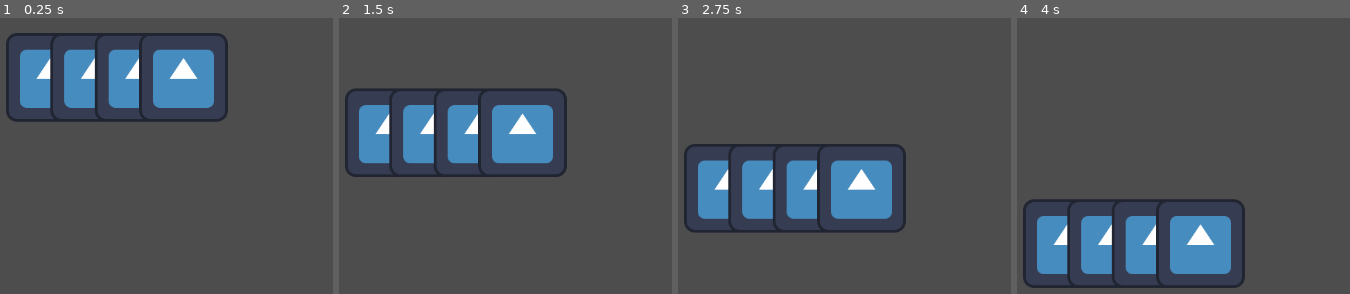
Above: before the commit, frames 1-4 (left to right).
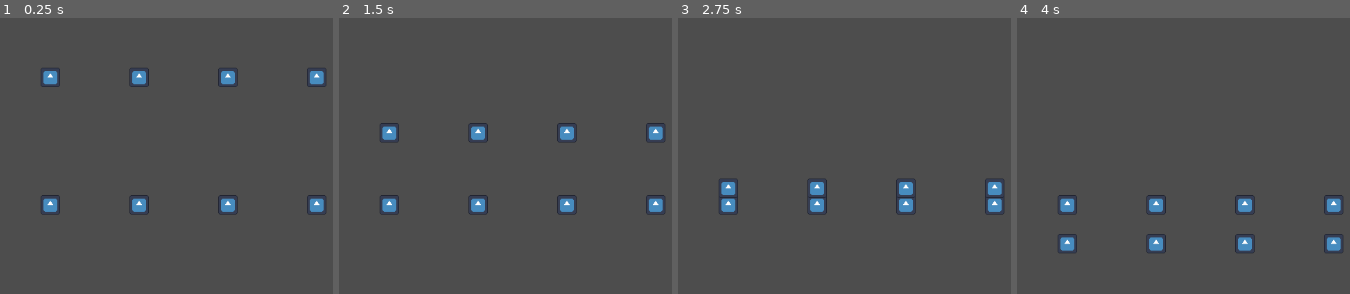
Above: after the commit, the same moments.

Repository: Cheese-Sandwich-Games/Wejammin
Game: Godot game, scene res://Scenes/main.tscn
Two runs of this game, one before a commit and one after it. Both use one fixed random seed, a clock stepped at 60 frames per second and the inputs below. The engine's default icon, where the game draws it, is replaced by a stand-in: a white triangle on a blue panel in a dark square.
Inputs:
- Up to frame 1 (0.25 s): no input
- Up to frame 2 (1.5 s): no input
- Up to frame 3 (2.75 s): no input
- Up to frame 4 (4 s): no input

The runs differ from the first frame. In frame 1, 14% of the frame differs, in the area x 1-98%, y 5-72%; in frame 2, 14%, in the area x 1-98%, y 25-72%; in frame 3, 14%; in frame 4, 14%.

Commit message:
Add logic to hit notes
And keeping track of statistics

Diff:
--- a/Game Logic/Highway/highway.tscn
+++ b/Game Logic/Highway/highway.tscn
@@ -15,10 +15,10 @@
 [node name="Lane" parent="." instance=ExtResource("2_sfw4x")]
 
 [node name="Lane2" parent="." instance=ExtResource("2_sfw4x")]
-position = Vector2(64, 0)
+position = Vector2(128, 0)
 
 [node name="Lane3" parent="." instance=ExtResource("2_sfw4x")]
-position = Vector2(128, 0)
+position = Vector2(256, 0)
 
 [node name="Lane4" parent="." instance=ExtResource("2_sfw4x")]
-position = Vector2(192, 0)
+position = Vector2(384, 0)
--- a/Game Logic/Highway/lane.gd
+++ b/Game Logic/Highway/lane.gd
@@ -3,10 +3,36 @@
 
 
 var music_note = preload("res://Game Logic/Highway/music_note.tscn")
+var lane_id: int
 
 @onready var current_notes = $Notes
 @onready var note_origin = $NoteOrigin
 @onready var note_destination = $NoteDestination
+@onready var note_hit_area = $NoteHitArea
+
+
+func _ready() -> void:
+	# Get a reference to which lane this is
+	lane_id = get_index() + 1
+
+
+func _input(event: InputEvent) -> void:
+	# Button assigned to this lane
+	if event.is_action_pressed("lane_%s" % lane_id):
+		# Get the note added first to this lane (if any exist)
+		for note in current_notes.get_children():
+			var overlapping_notes: Array = note_hit_area.get_overlapping_areas()
+
+			# Check if the note has been hit or not and give score. Then remove the note
+			if overlapping_notes.has(note):
+				Globals.combo += 1
+				Globals.notes_hit += 1
+				print("Note hit")
+			else:
+				Globals.combo = 0
+				Globals.notes_missed += 1
+				print("Note missed")
+			note.queue_free()
 
 
 func spawn_note() -> void:
--- a/Game Logic/Highway/lane.tscn
+++ b/Game Logic/Highway/lane.tscn
@@ -1,9 +1,23 @@
-[gd_scene load_steps=2 format=3 uid="uid://cabn4yyf2alpj"]
+[gd_scene load_steps=4 format=3 uid="uid://cabn4yyf2alpj"]
 
 [ext_resource type="Script" uid="uid://bj7ng4yomhrjl" path="res://Game Logic/Highway/lane.gd" id="1_3ngjr"]
+[ext_resource type="Texture2D" uid="uid://bl0whf7c6raux" path="res://icon.svg" id="2_85i5p"]
+
+[sub_resource type="RectangleShape2D" id="RectangleShape2D_3ngjr"]
+size = Vector2(28, 28)
 
 [node name="Lane" type="Node2D"]
 script = ExtResource("1_3ngjr")
+
+[node name="NoteHitArea" type="Area2D" parent="."]
+position = Vector2(0, 200)
+
+[node name="Sprite2D" type="Sprite2D" parent="NoteHitArea"]
+scale = Vector2(0.21874997, 0.21874994)
+texture = ExtResource("2_85i5p")
+
+[node name="CollisionShape2D" type="CollisionShape2D" parent="NoteHitArea"]
+shape = SubResource("RectangleShape2D_3ngjr")
 
 [node name="Notes" type="Node2D" parent="."]
 
--- a/Game Logic/Highway/music_note.gd
+++ b/Game Logic/Highway/music_note.gd
@@ -18,4 +18,7 @@
 
 func _on_life_timer_timeout() -> void:
 	# Destroy the note after it reaches the end of the lane
+	Globals.combo = 0
+	Globals.notes_missed += 1
+	print("Note missed")
 	queue_free()
--- a/Game Logic/Highway/music_note.tscn
+++ b/Game Logic/Highway/music_note.tscn
@@ -1,13 +1,20 @@
-[gd_scene load_steps=3 format=3 uid="uid://qeuxcji02ouy"]
+[gd_scene load_steps=4 format=3 uid="uid://qeuxcji02ouy"]
 
 [ext_resource type="Texture2D" uid="uid://bl0whf7c6raux" path="res://icon.svg" id="1_5fx48"]
 [ext_resource type="Script" uid="uid://i3cmf8qby8we" path="res://Game Logic/Highway/music_note.gd" id="1_h30m8"]
 
-[node name="MusicNote" type="Node2D"]
+[sub_resource type="RectangleShape2D" id="RectangleShape2D_h30m8"]
+size = Vector2(28, 28)
+
+[node name="MusicNote" type="Area2D"]
 script = ExtResource("1_h30m8")
 
 [node name="Sprite2D" type="Sprite2D" parent="."]
+scale = Vector2(0.21874997, 0.21874997)
 texture = ExtResource("1_5fx48")
+
+[node name="CollisionShape2D" type="CollisionShape2D" parent="."]
+shape = SubResource("RectangleShape2D_h30m8")
 
 [node name="LifeTimer" type="Timer" parent="."]
 
--- a/globals.gd
+++ b/globals.gd
@@ -1,2 +1,8 @@
 extends Node
 # For globally accessable variable and functions
+
+
+# Current music track statistics. Move this somewhere else if needed
+var combo: int
+var notes_hit: int
+var notes_missed: int
--- a/project.godot
+++ b/project.godot
@@ -24,6 +24,7 @@
 
 folder_colors={
 "res://Game Logic/": "pink",
+"res://Music/": "orange",
 "res://Scenes/": "blue"
 }
 
